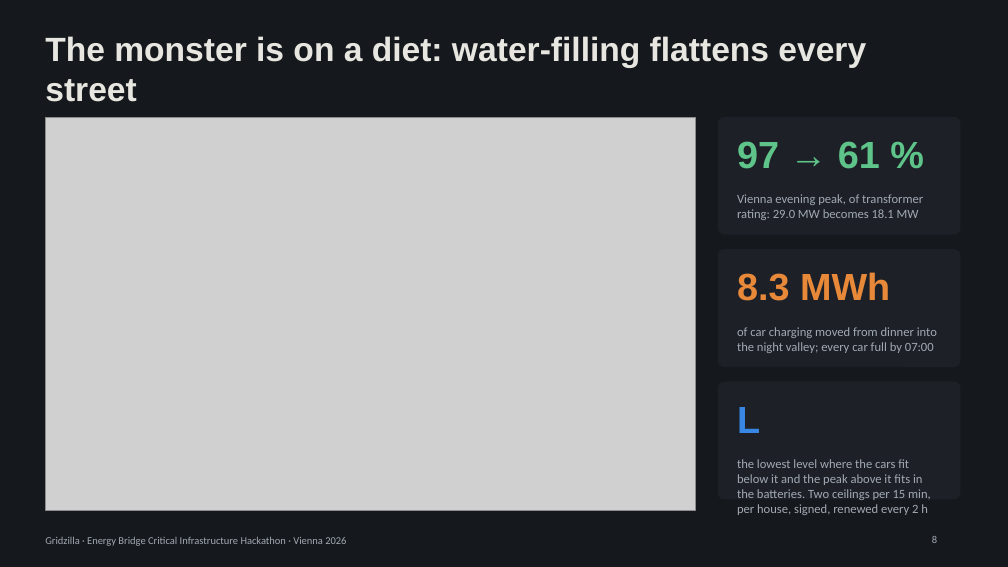
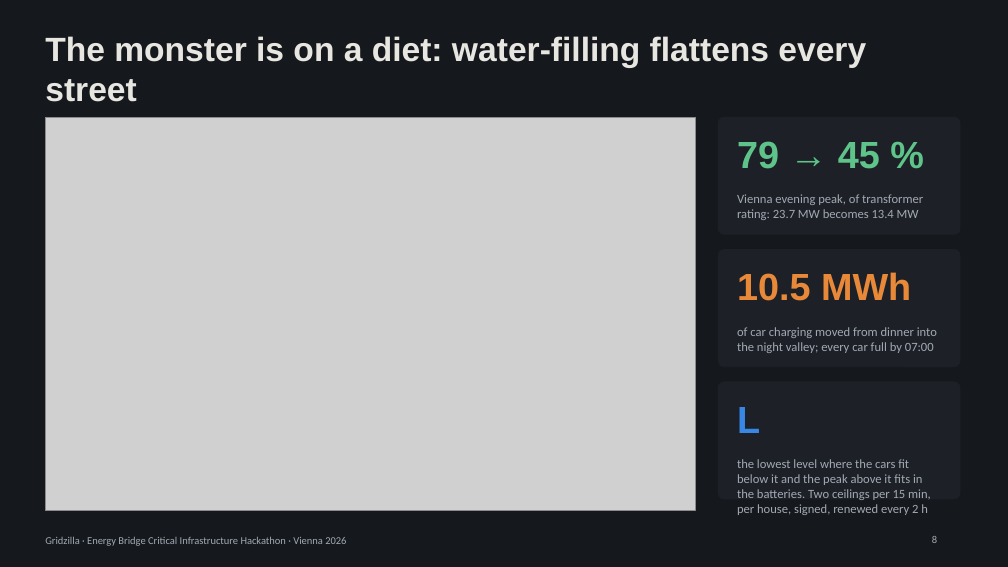
Before and after one commit to mathewstars/Gridzilla, a slide deck: slide 8 of docs/Gridzilla-pitch.pptx. Drawn at 1008x567 pixels with LibreOffice and Linux fonts; fonts in the diff are those of the drawing; grey boxes stand for pictures. Boxes give left, top, right and bottom in pixels: in the first picture for what was removed or moved away, otherwise in the second. Text is boxed around its words. In the diff, an @@ line names an element or a change of style, - is before the commit and + after.

```diff
--- a/docs/Gridzilla-pitch.pptx
+++ b/docs/Gridzilla-pitch.pptx
@@ text at [737,141,880,169]: text changed @@
-97 → 61 %
+79 → 45 %
@@ text at [737,194,923,220]: text changed @@
-Vienna evening peak, of transformer rating: 29.0 MW becomes 18.1 MW
+Vienna evening peak, of transformer rating: 23.7 MW becomes 13.4 MW
@@ text at [737,272,911,301]: text changed @@
-8.3 MWh
+10.5 MWh
```
Also in this commit, not shown: 2 slides added, 1 other file.
